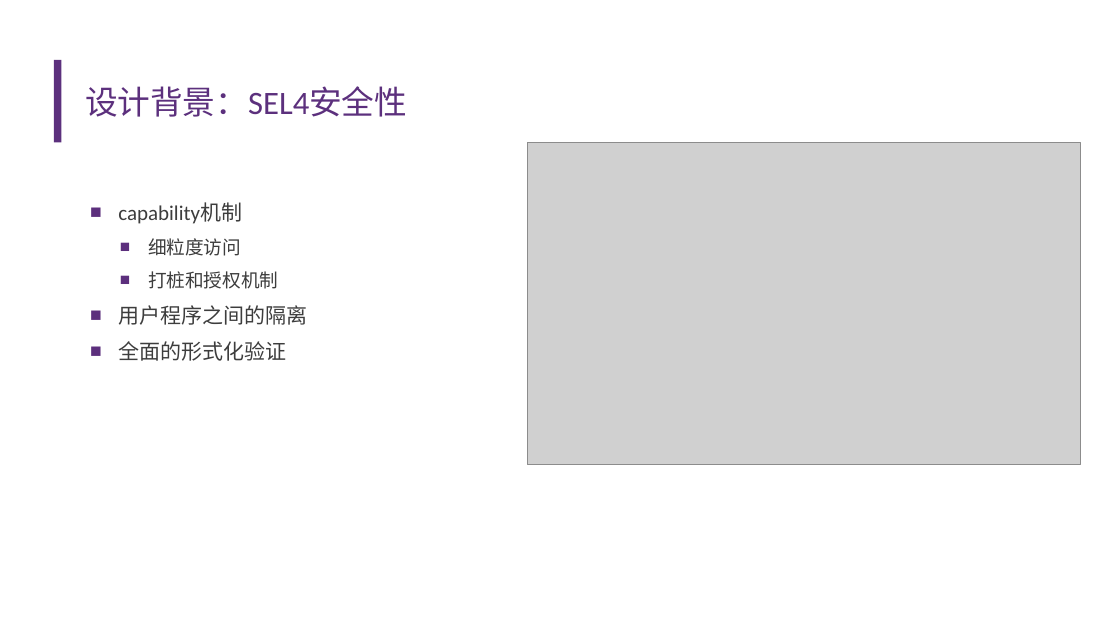
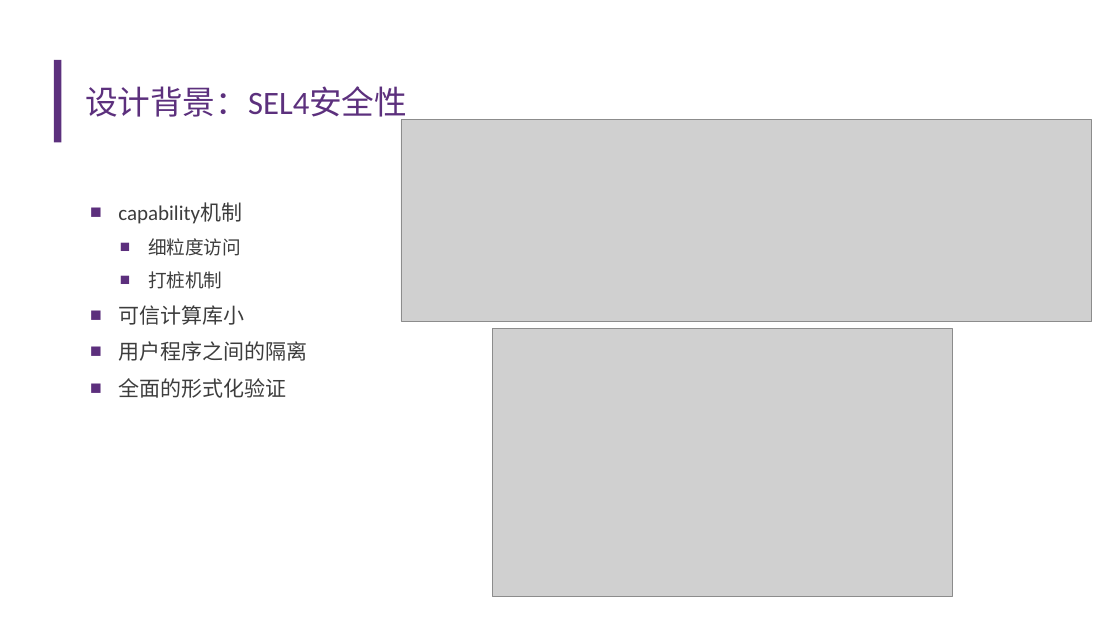
Before and after one commit to llh730/seL4-rust-implement, a slide deck: slide 3 of record/开题报告——李龙昊.pptx. Drawn at 1120x630 pixels with LibreOffice and Linux fonts; fonts in the diff are those of the drawing; grey boxes stand for pictures; background and template pictures are left out. Boxes give left, top, right and bottom in pixels: in the first picture for what was removed or moved away, otherwise in the second. Text is boxed around its words. In the diff, an @@ line names an element or a change of style, - is before the commit and + after.

```diff
--- a/record/开题报告——李龙昊.pptx
+++ b/record/开题报告——李龙昊.pptx
@@ picture added at [401, 120, 1091, 322] @@
@@ text at [118, 271, 244, 325]: text changed; size 16 to 18 pt @@
-  ■ 打桩和授权机制
+  ■ 打桩机制
+■ 可信计算库小
@@ picture: place and size @@
-picture at [528, 142, 1081, 465]
+picture at [492, 329, 952, 597]
```
Also in this commit, not shown: 7 other slides changed, 1 other file.
